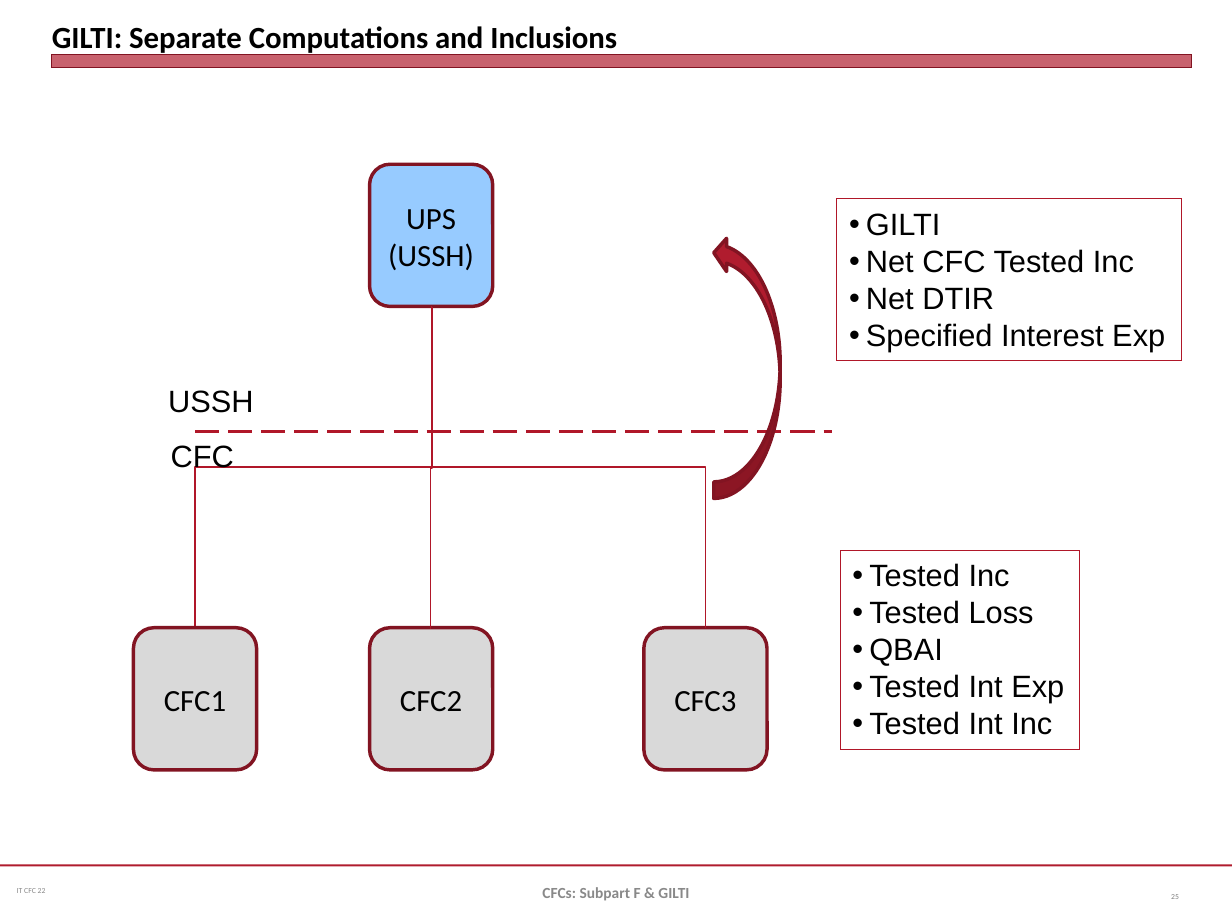
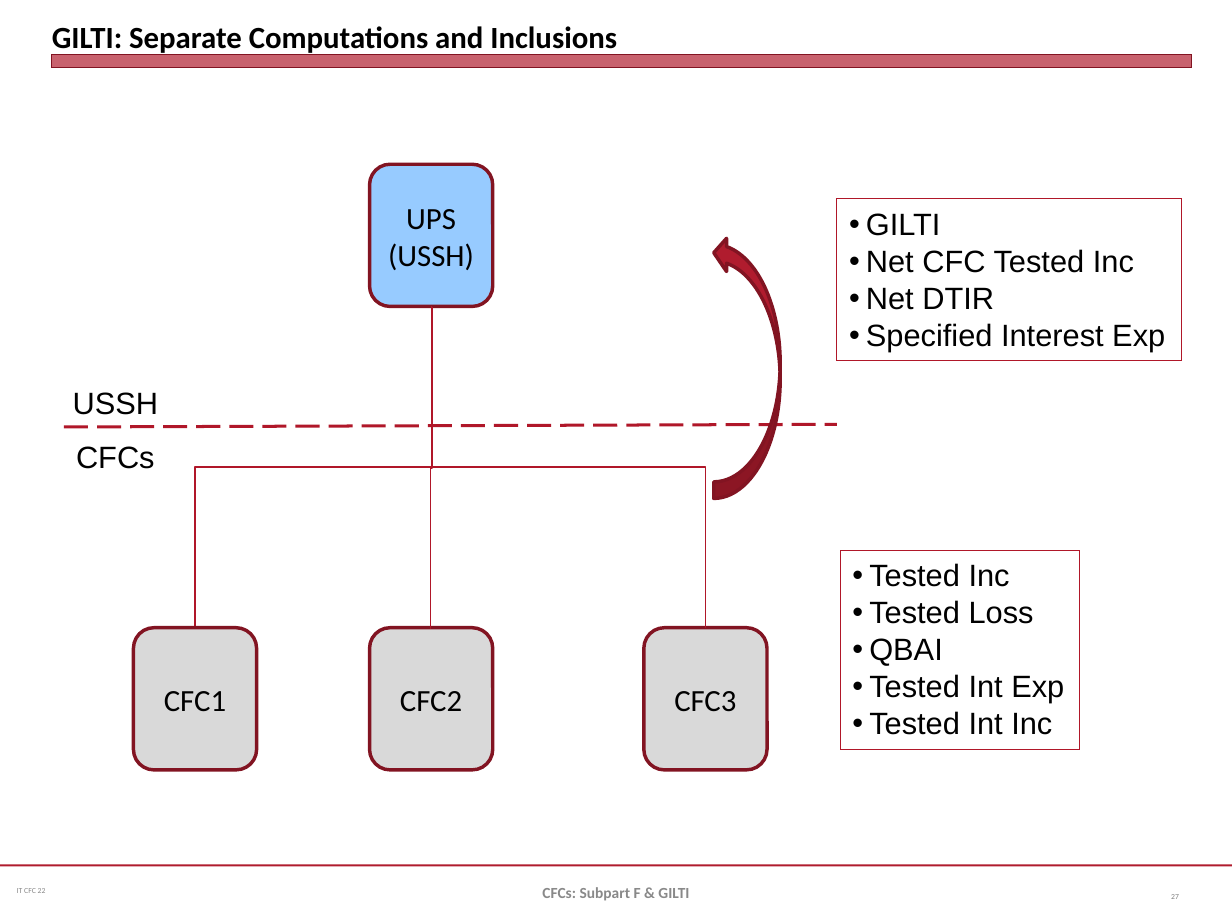
Before and after one commit to jmc877/International-Tax, a slide deck: slide 27 of slides/IT_CFC_22_1.pptx (slide 25 before the commit). Drawn at 1232x924 pixels with LibreOffice and Linux fonts; fonts in the diff are those of the drawing. Boxes give left, top, right and bottom in pixels: in the first picture for what was removed or moved away, otherwise in the second. Text is boxed around its words. In the diff, an @@ line names an element or a change of style, - is before the commit and + after.

```diff
--- a/slides/IT_CFC_22_1.pptx
+++ b/slides/IT_CFC_22_1.pptx
@@ text "USSH": place and size @@
-text "USSH" at [168,390,254,413]
+text "USSH" at [73,392,159,415]
@@ line moved from (195, 431) - (832, 431) to (64, 428) - (837, 424) @@
@@ text at [76,446,155,469]: text changed @@
-CFC
+CFCs
```
Also in this commit, not shown: 4 other slides changed, 6 slides added, 1 other file.
